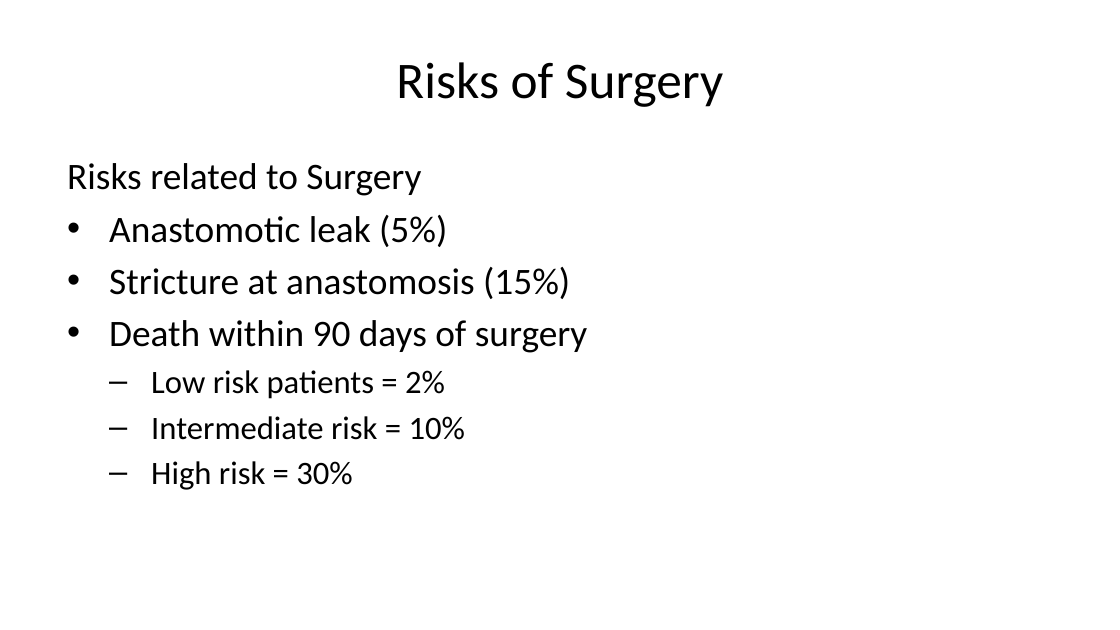
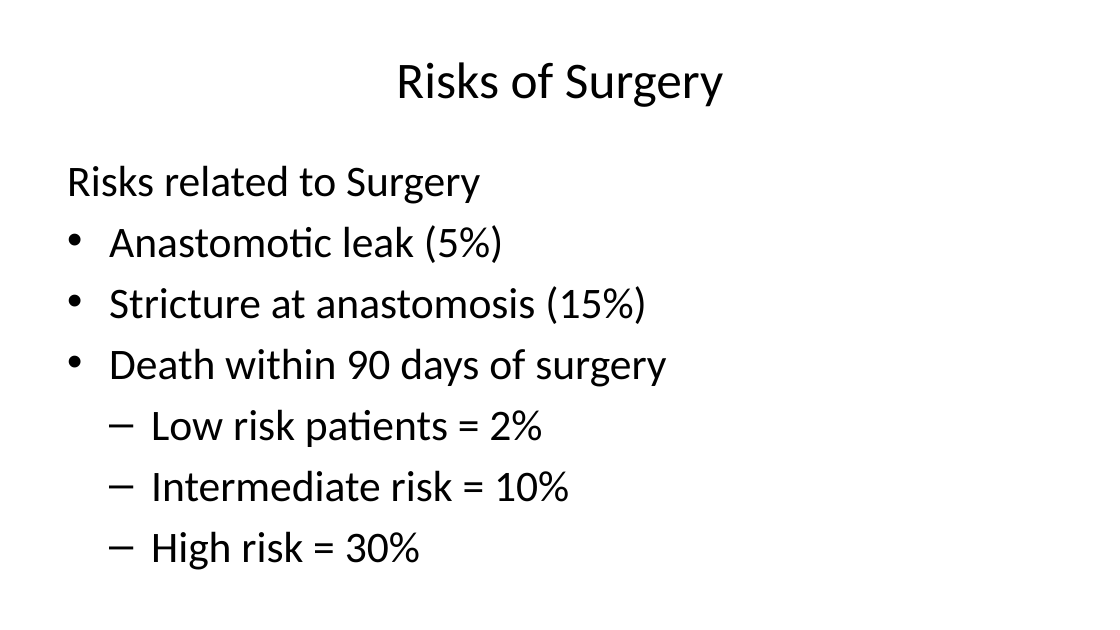
Before and after one commit to jcsalo/patient_education, a slide deck: slide 21 of lci_surgery.pptx. Drawn at 1120x630 pixels with LibreOffice and Linux fonts; fonts in the diff are those of the drawing. Boxes give left, top, right and bottom in pixels: in the first picture for what was removed or moved away, otherwise in the second. Text is boxed around its words. In the diff, an @@ line names an element or a change of style, - is before the commit and + after.

```diff
--- a/lci_surgery.pptx
+++ b/lci_surgery.pptx
@@ text "Risks related to Surgery" at bbox=[67, 165, 666, 570]: size 24 to 28 pt in "Risks related to Surgery", "Anastomotic leak (5%)", "Stricture at anastomosis (15%)", "Death within 90 days of surgery"; size 21 to 28 pt in "Low risk patients = 2%", "Intermediate risk = 10%", "High risk = 30%"; more space between paragraphs @@
```
Also in this commit, not shown: 26 other slides changed, 45 other files.
